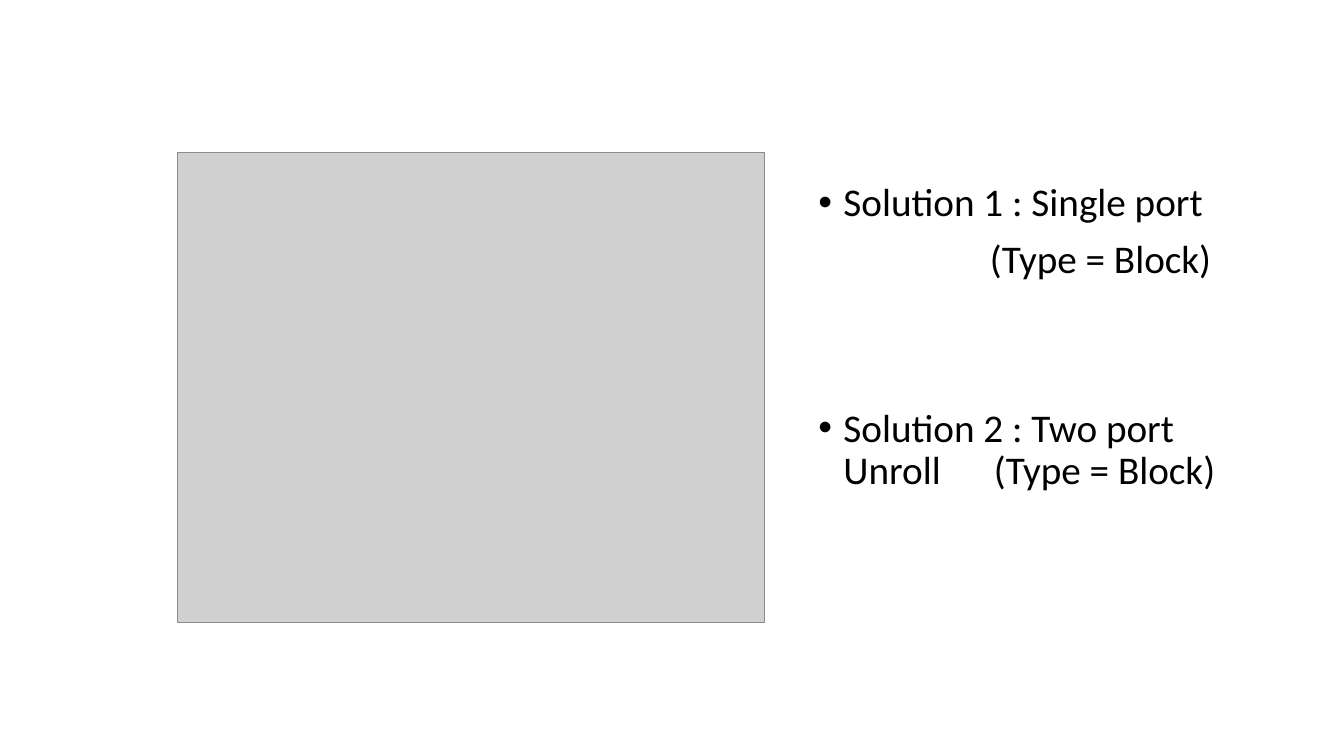
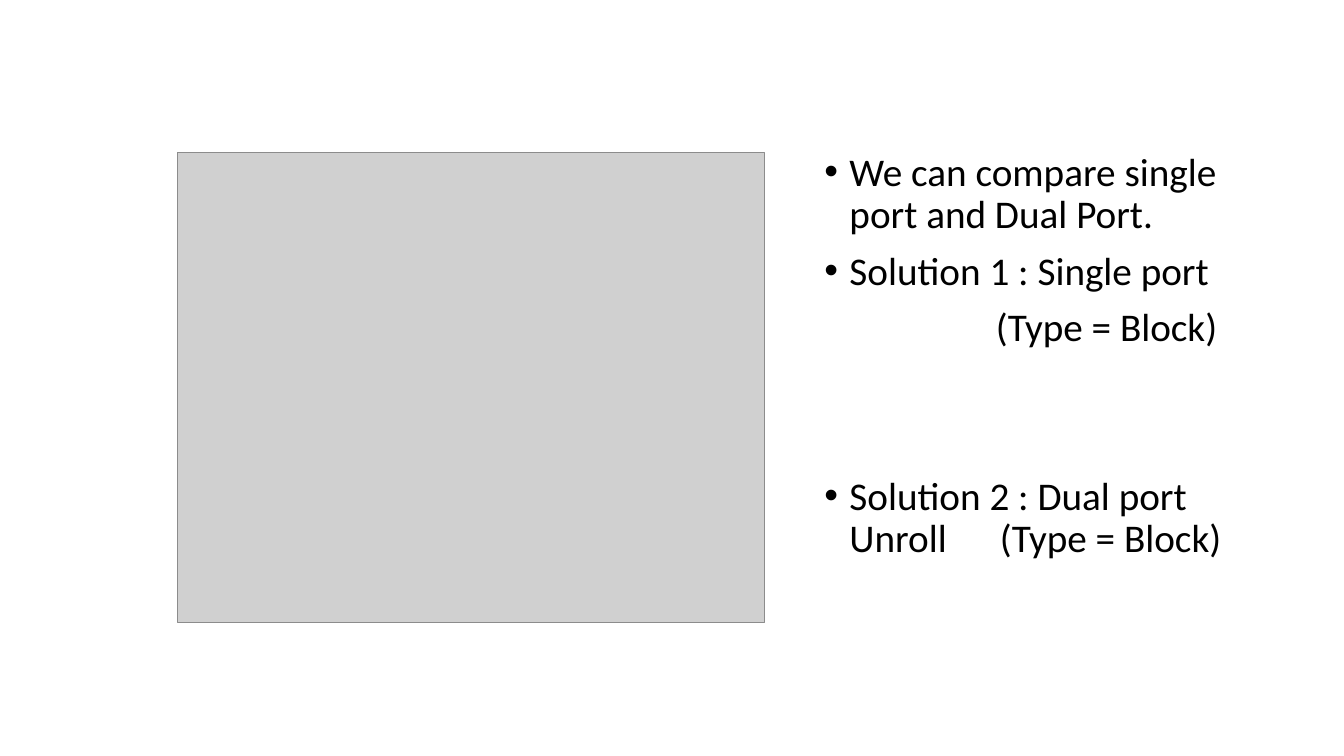
Before and after one commit to ZheChen-Bill/Interface_Synthesis, a slide deck: slide 24 of 111061545_labA_report.pptx (slide 14 before the commit). Drawn at 1344x756 pixels with LibreOffice and Linux fonts; fonts in the diff are those of the drawing; grey boxes stand for pictures. Boxes give left, top, right and bottom in pixels: in the first picture for what was removed or moved away, otherwise in the second. Text is boxed around its words. In the diff, an @@ line names an element or a change of style, - is before the commit and + after.

```diff
--- a/111061545_labA_report.pptx
+++ b/111061545_labA_report.pptx
@@ text "We can compare single port ..." moved from (x1=843, y1=188, x2=1215, y2=491) to (x1=849, y1=158, x2=1221, y2=559) @@
@@ text at (x1=849, y1=158, x2=1217, y2=235): paragraph added @@
+• We can compare single port and Dual Port.
@@ text at (x1=849, y1=482, x2=1221, y2=559): text changed @@
-• Solution 2 : Two port Unroll (Type = Block)
+• Solution 2 : Dual port Unroll (Type = Block)
```
Also in this commit, not shown: 6 other slides changed, 18 slides added, 1 slide removed.
